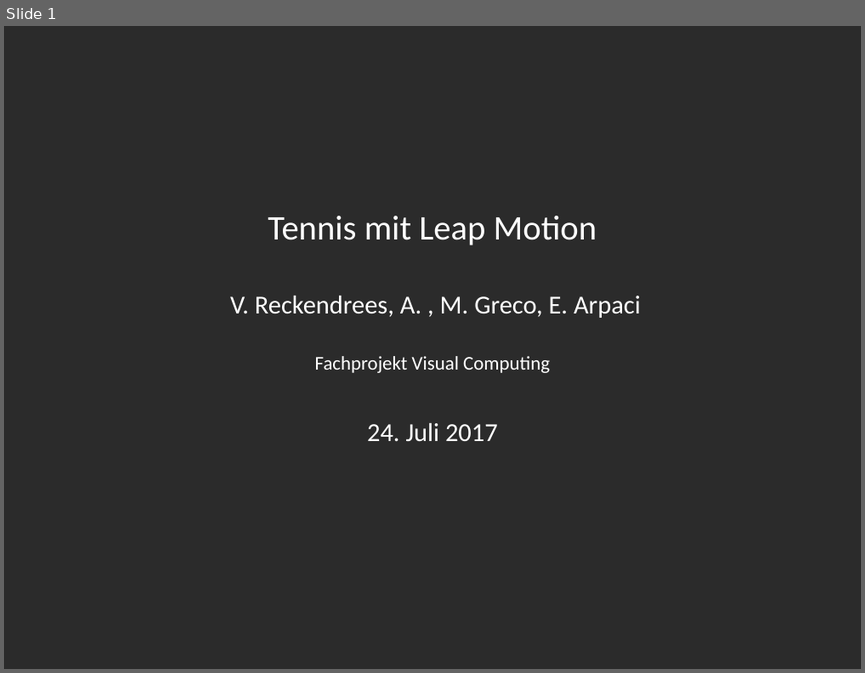
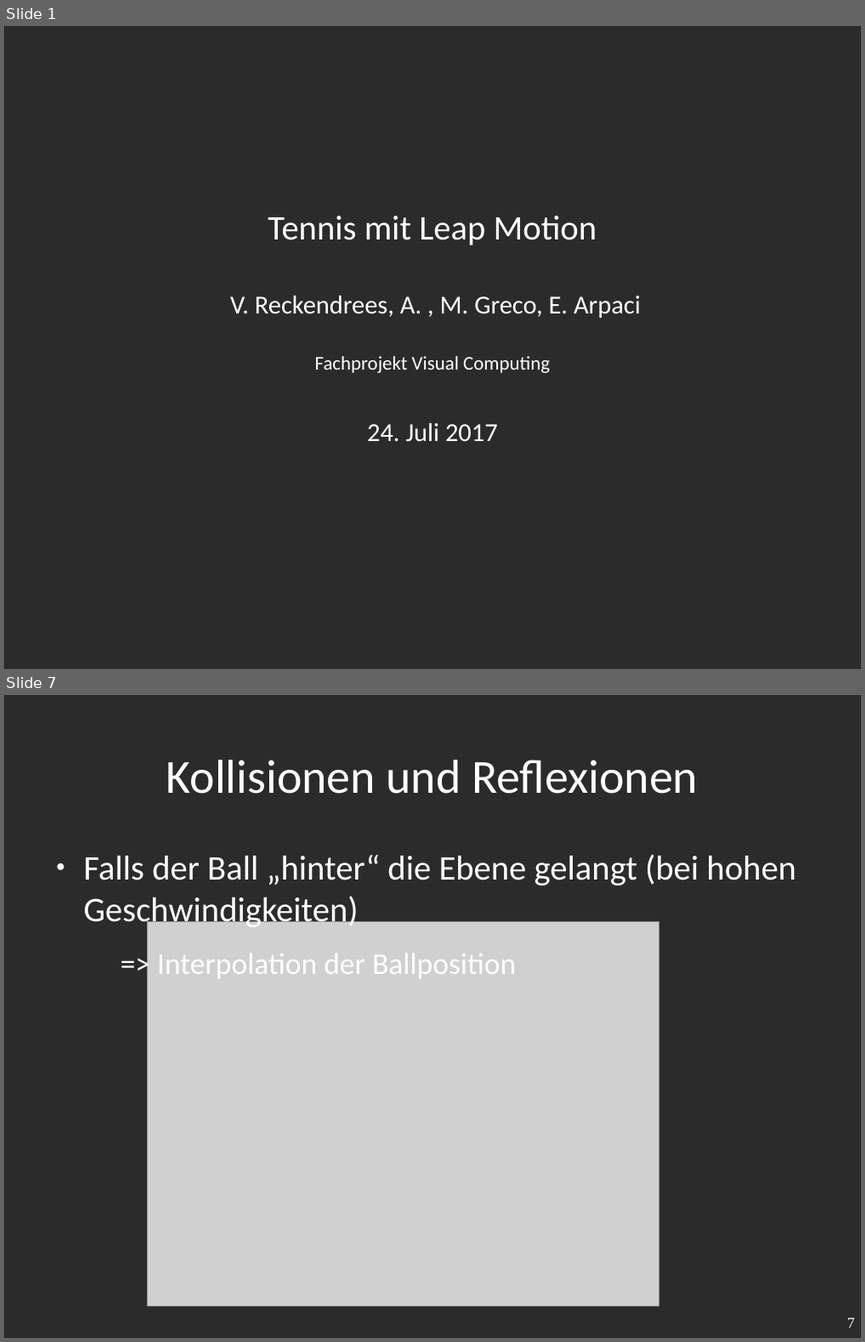
Before and after one commit to v1nc/Leap-Tennis-Ausarbeitung, a slide deck: Fachprojekt_Präsentation.odp. Shown one above the other, each under a label of ours: slide 1 before the commit, slides 1 and 7 after it; the slides between them are not shown. The pictures are 865x673 and 865x1342 pixels, drawn with LibreOffice and Linux fonts; fonts in the diff are those of the drawing; grey boxes stand for pictures; background and template pictures are left out; a plain dark background stands for a picture behind light text. Boxes give left, top, right and bottom in pixels: in the first picture for what was removed or moved away, otherwise in the second. Text is boxed around its words. In the diff, an @@ line names an element or a change of style, - is before the commit and + after.

Commit message:
presentation + images

```diff
--- a/Fachprojekt_Präsentation.odp
+++ b/Fachprojekt_Präsentation.odp
@@ slide 7 added at (x1=4, y1=695, x2=861, y2=1338), background picture (left out) @@
@@ title added at (x1=166, y1=760, x2=698, y2=794), 44 pt, text #FFFFFF @@
+Kollisionen und Reflexionen
@@ text added at (x1=84, y1=854, x2=796, y2=978), 32 pt, text #FFFFFF @@
+● Falls der Ball „hinter“ die Ebene gelangt (bei hohen Geschwindigkeiten)
+  => Interpolation der Ballposition
@@ picture added at (x1=147, y1=921, x2=659, y2=1305) @@
@@ page number added at (x1=847, y1=1317, x2=855, y2=1327), 14 pt, text #FFFFFF @@
+7
```
Also in this commit, not shown: 2 slides changed, 8 other slides added, 3 other files.
